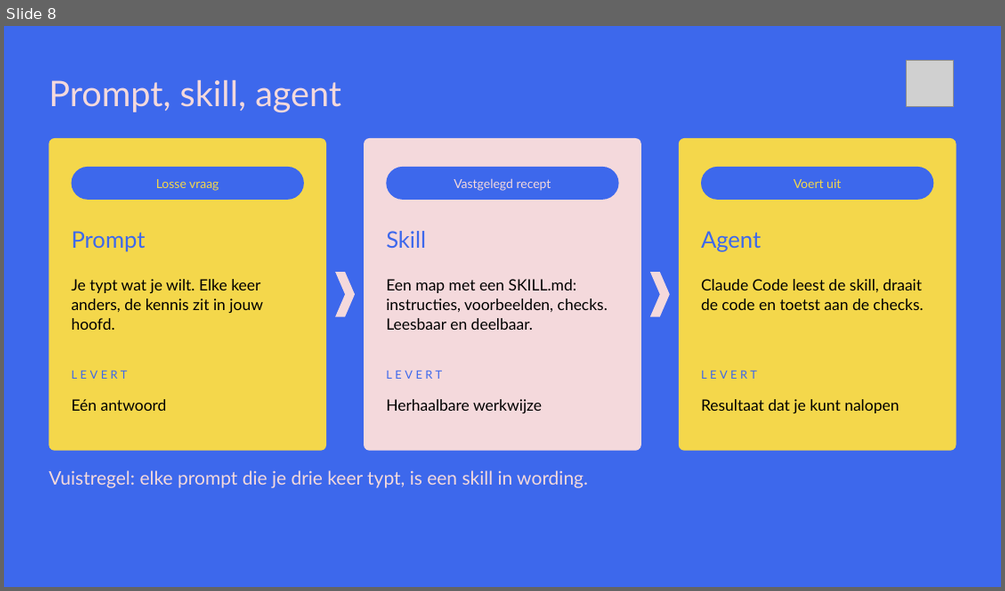
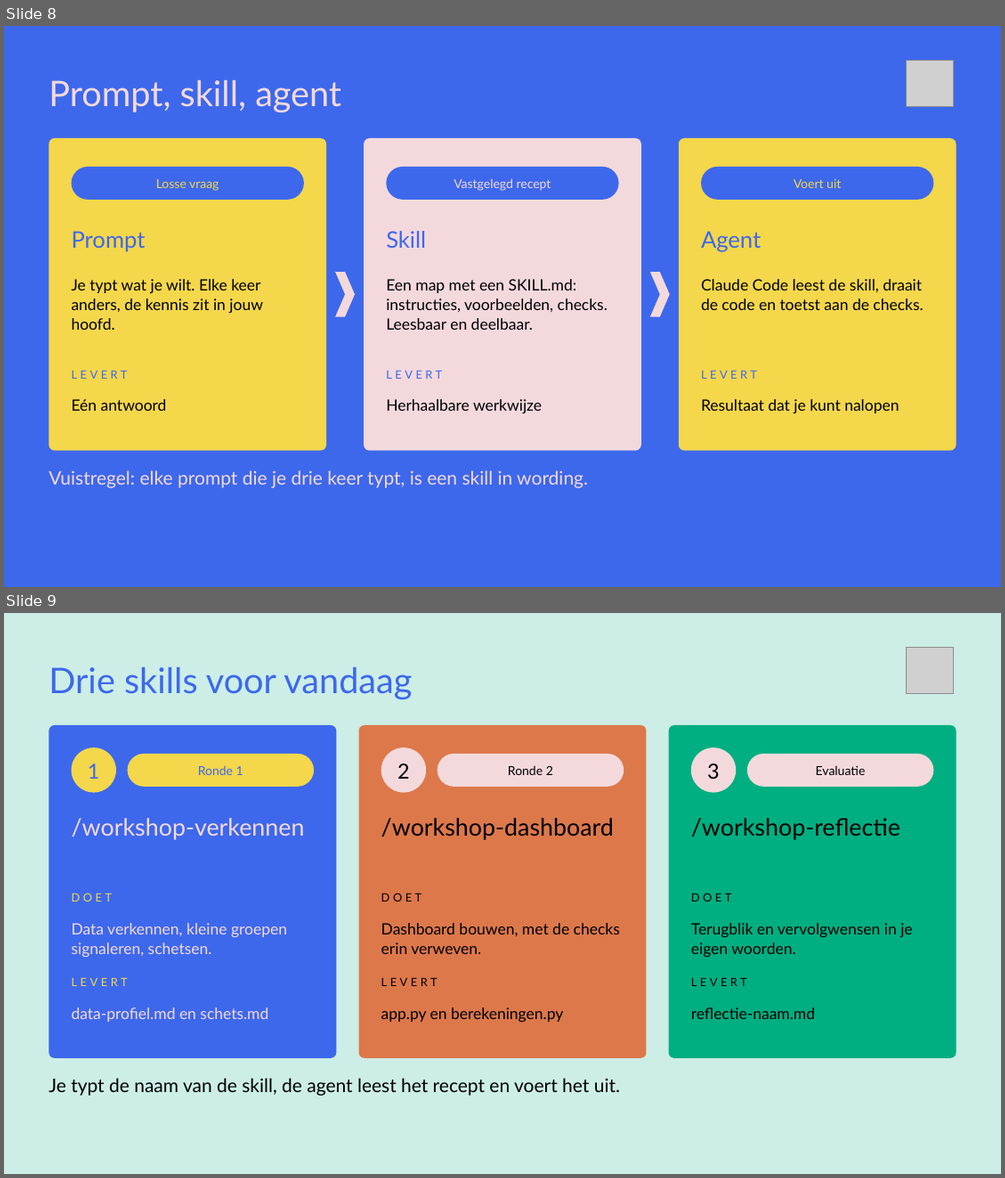
Before and after one commit to cedanl/clidev-presentaties, a slide deck: workshop-rad/exports/261005_workshop_rad_uitvoering.pptx. Shown one above the other, each under a label of ours: slide 8 before the commit, slides 8 and 9 after it. The pictures are 1005x591 and 1005x1178 pixels, drawn with LibreOffice and Linux fonts; fonts in the diff are those of the drawing; grey boxes stand for pictures. Boxes give left, top, right and bottom in pixels: in the first picture for what was removed or moved away, otherwise in the second. Text is boxed around its words. In the diff, an @@ line names an element or a change of style, - is before the commit and + after.

```diff
--- a/workshop-rad/exports/261005_workshop_rad_uitvoering.pptx
+++ b/workshop-rad/exports/261005_workshop_rad_uitvoering.pptx
@@ slide 9 added at <box>4,613,1001,1174</box>, background #CCEEE6 @@
@@ picture added at <box>906,648,954,695</box> @@
@@ text added at <box>48,667,412,699</box>, 34 pt, text #3D68EC @@
+Drie skills voor vandaag
@@ rounded rectangle added at <box>48,725,336,1058</box>, fill #3D68EC @@
@@ rounded rectangle added at <box>358,725,646,1058</box>, fill #DD784B @@
@@ rounded rectangle added at <box>669,725,956,1058</box>, fill #00AF81 @@
@@ ellipse added at <box>72,747,116,793</box>, fill #F4D74B @@
@@ text added at <box>88,763,100,779</box>, 20 pt, text #3D68EC @@
+1
@@ rounded rectangle added at <box>128,754,314,787</box>, fill #F4D74B @@
@@ text added at <box>198,766,243,775</box>, 12 pt, text #3D68EC @@
+Ronde 1
@@ ellipse added at <box>380,747,426,793</box>, fill #F4D9DC @@
@@ text added at <box>397,763,410,779</box>, 20 pt, text #000000 @@
+2
@@ rounded rectangle added at <box>437,754,623,787</box>, fill #F4D9DC @@
@@ text added at <box>508,765,553,775</box>, 12 pt, text #000000 @@
+Ronde 2
@@ ellipse added at <box>691,747,736,793</box>, fill #F4D9DC @@
@@ text added at <box>707,763,720,779</box>, 20 pt, text #000000 @@
+3
@@ rounded rectangle added at <box>747,754,933,787</box>, fill #F4D9DC @@
@@ text added at <box>816,765,866,775</box>, 12 pt, text #000000 @@
+Evaluatie
@@ text added at <box>72,818,305,840</box>, 23 pt, text #F4D9DC @@
+/workshop-verkennen
@@ text added at <box>381,818,614,840</box>, 23 pt, text #000000 @@
+/workshop-dashboard
@@ text added at <box>691,818,900,840</box>, 23 pt, text #000000 @@
+/workshop-reflectie
@@ text added at <box>72,892,113,901</box>, 11 pt, text #F4D74B @@
+DOET
@@ text added at <box>381,892,422,901</box>, 11 pt, text #000000 @@
+DOET
@@ text added at <box>691,892,732,901</box>, 11 pt, text #000000 @@
+DOET
@@ text added at <box>72,923,287,957</box>, 15 pt, text #F4D9DC @@
+Data verkennen, kleine groepen signaleren, schetsen.
@@ text added at <box>381,923,620,954</box>, 15 pt, text #000000 @@
+Dashboard bouwen, met de checks erin verweven.
@@ text added at <box>691,923,912,957</box>, 15 pt, text #000000 @@
+Terugblik en vervolgwensen in je eigen woorden.
@@ text added at <box>72,978,128,986</box>, 11 pt, text #F4D74B @@
+LEVERT
@@ text added at <box>381,977,437,986</box>, 11 pt, text #000000 @@
+LEVERT
@@ text added at <box>691,978,747,986</box>, 11 pt, text #000000 @@
+LEVERT
@@ text added at <box>72,1007,268,1022</box>, 15 pt, text #F4D9DC @@
+data-profiel.md en schets.md
@@ text added at <box>381,1007,563,1022</box>, 15 pt, text #000000 @@
+app.py en berekeningen.py
@@ text added at <box>691,1007,815,1019</box>, 15 pt, text #000000 @@
+reflectie-naam.md
@@ text added at <box>48,1078,620,1095</box>, 18 pt, text #000000 @@
+Je typt de naam van de skill, de agent leest het recept en voert het uit.
```
Also in this commit, not shown: 6 slides changed, 6 other slides added, 3 slides removed, 10 other files.
